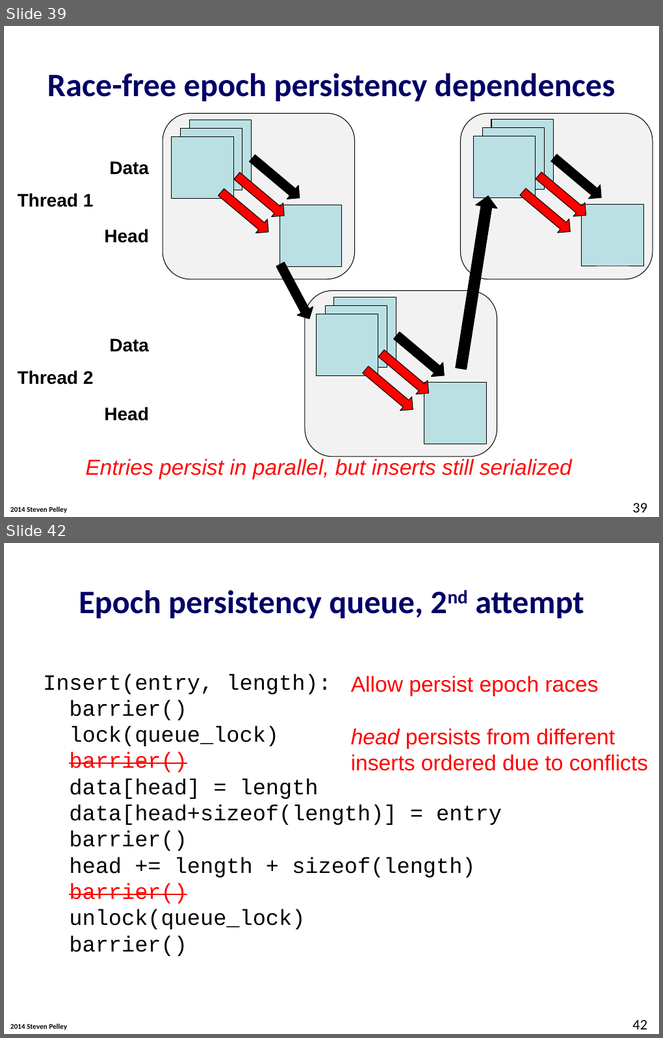
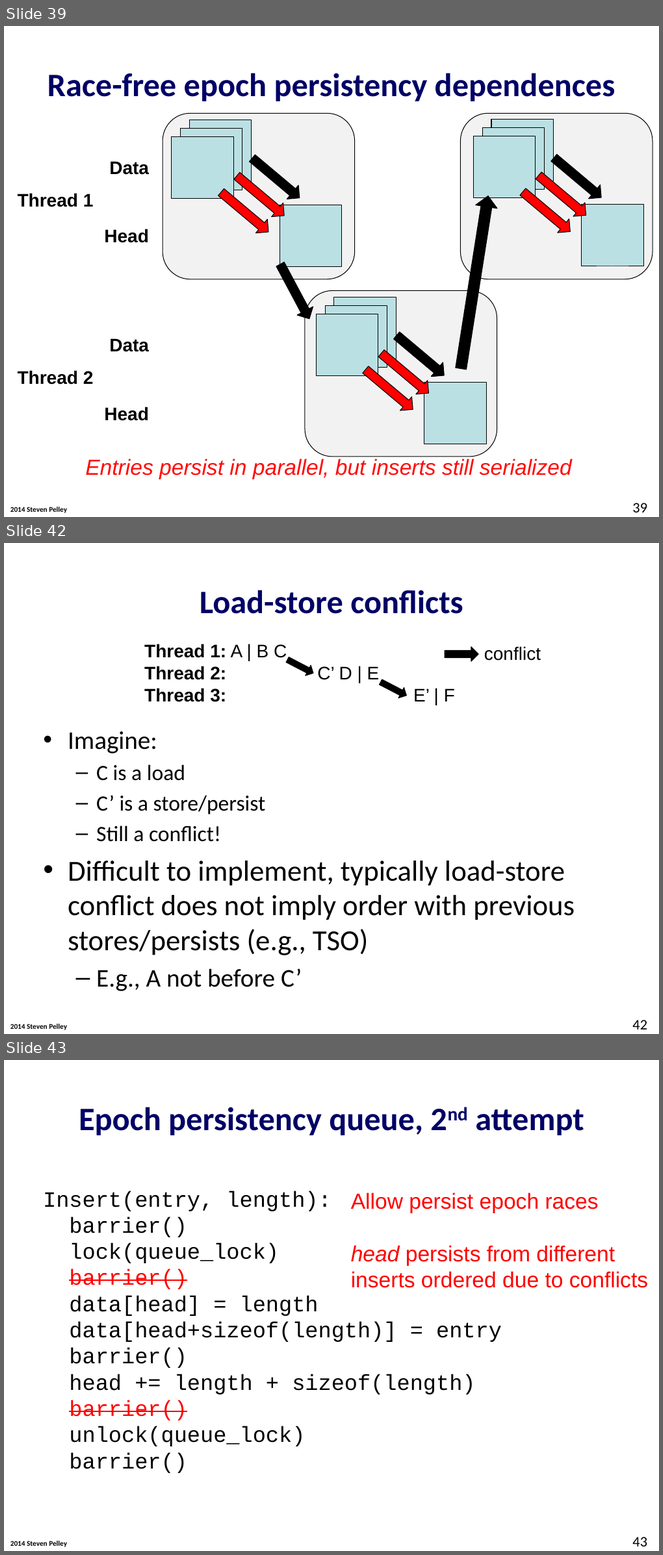
Before and after one commit to Abulila/dissertation, a slide deck: proposal/defense.pptx. Shown one above the other, each under a label of ours: slides 39 and 42 before the commit, slides 39, 42 and 43 after it; the slides between them are not shown. The pictures are 663x1038 and 663x1555 pixels, drawn with LibreOffice and Linux fonts; fonts in the diff are those of the drawing; background and template pictures are left out. Boxes give left, top, right and bottom in pixels: in the first picture for what was removed or moved away, otherwise in the second. Text is boxed around its words. In the diff, an @@ line names an element or a change of style, - is before the commit and + after.

```diff
--- a/proposal/defense.pptx
+++ b/proposal/defense.pptx
@@ slide 42 added at bbox=[4, 543, 659, 1034], background #FFFFFF; not listed: 1 template element that a slide beside it also shows @@
@@ title added at bbox=[200, 590, 464, 614], 36 pt, text #000066, bold @@
+Load-store conflicts
@@ group added at bbox=[144, 644, 541, 702]: 3 right arrows, 2 texts @@
+Thread 1: A | B C
+Thread 2: C’ D | E
+Thread 3: E’ | F
+conflict
@@ text added at bbox=[68, 731, 575, 991], 32 pt, text #000000 @@
+• Imagine:
+  – C is a load
+  – C’ is a store/persist
+  – Still a conflict!
+• Difficult to implement, typically load-store conflict does not imply order with previous stores/persists (e.g., TSO)
+  – E.g., A not before C’
@@ page number added at bbox=[633, 1020, 648, 1030], 16 pt, text #000000 @@
+42
@@ what was slide 42 is now slide 43 @@
@@ page number at bbox=[633, 1537, 648, 1547]: text changed @@
-42
+43
```
Also in this commit, not shown: 6 slides changed, 1 slide removed.
